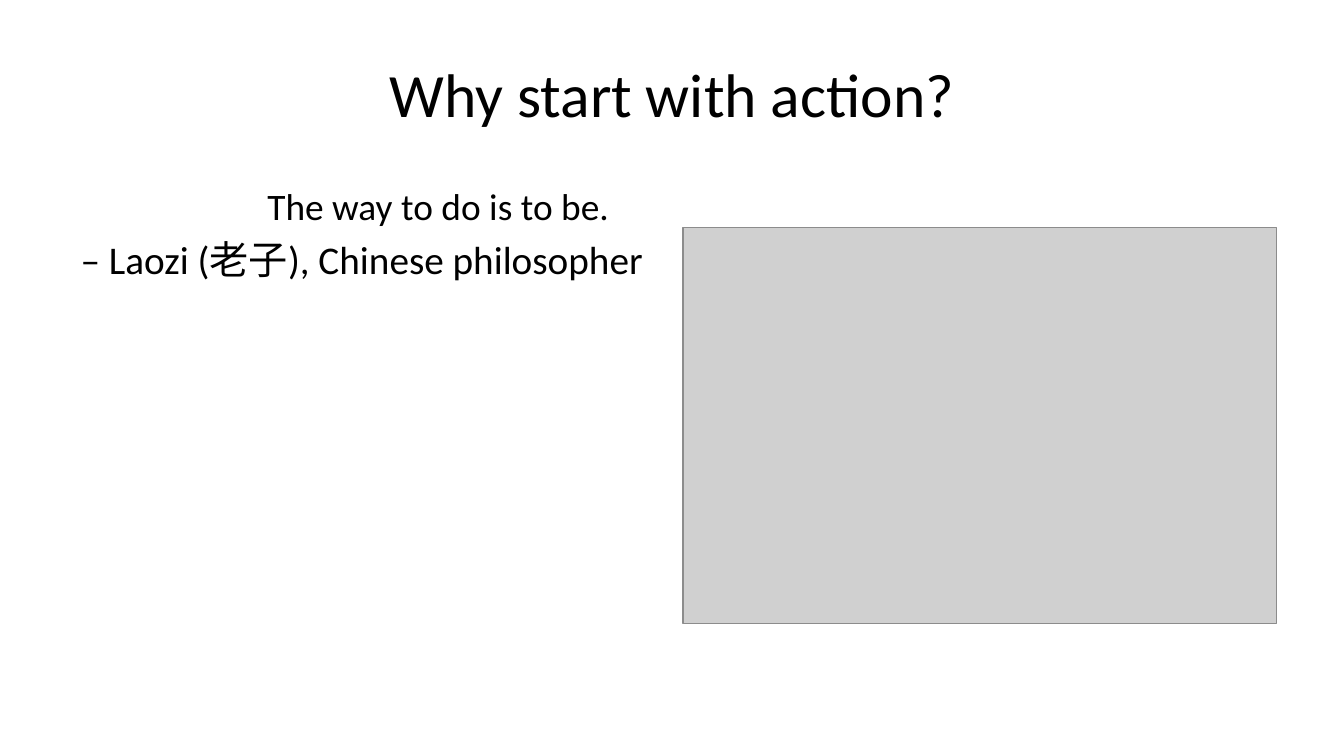
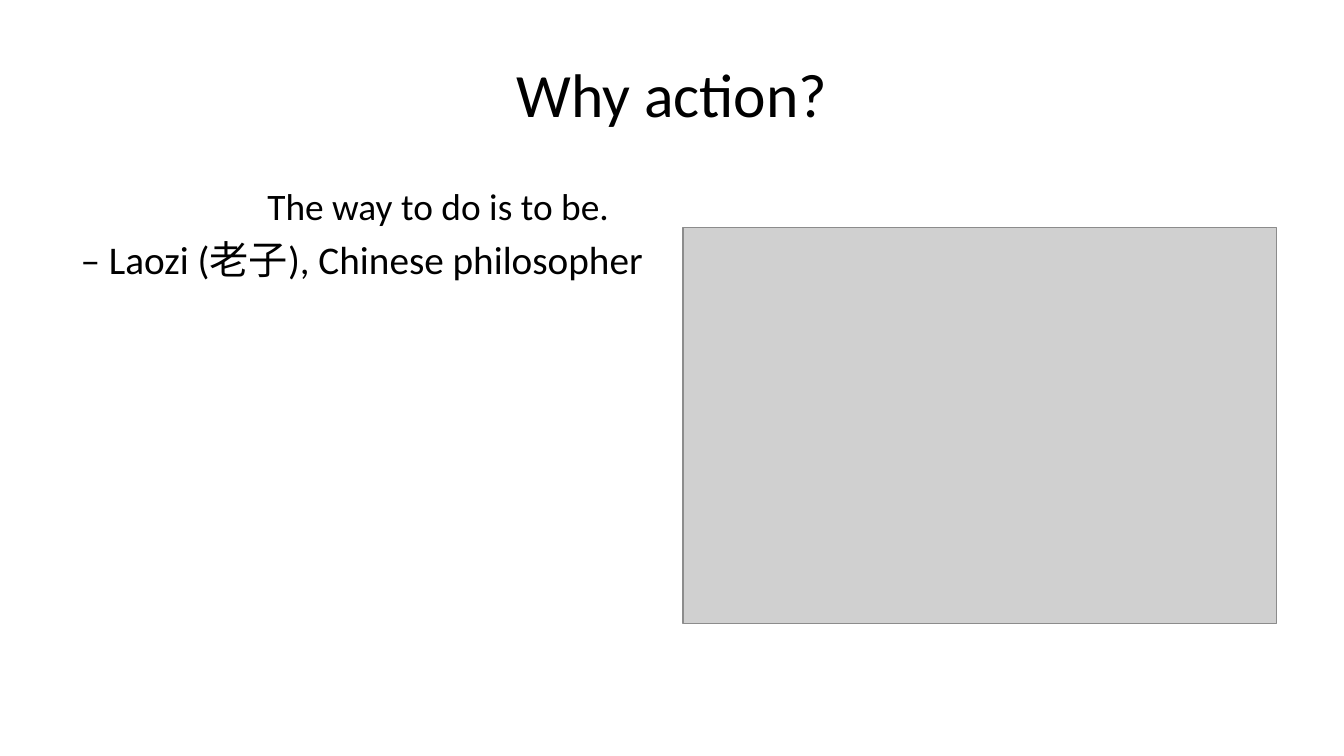
Before and after one commit to psu-psychology/psy-511-scan-fdns-2026-spring, a slide deck: slide 16 of docs/slides/wk-03-2026-01-29-action.pptx. Drawn at 1344x756 pixels with LibreOffice and Linux fonts; fonts in the diff are those of the drawing; grey boxes stand for pictures. Boxes give left, top, right and bottom in pixels: in the first picture for what was removed or moved away, otherwise in the second. Text is boxed around its words. In the diff, an @@ line names an element or a change of style, - is before the commit and + after.

Commit message:
Mulitple clean-up changes to wk-03-action.

```diff
--- a/docs/slides/wk-03-2026-01-29-action.pptx
+++ b/docs/slides/wk-03-2026-01-29-action.pptx
@@ title at (516, 74, 827, 127): text changed @@
-Why start with action?
+Why action?
```
Also in this commit, not shown: 12 other slides changed, 4 slides added, 6 slides removed, 33 other files.
